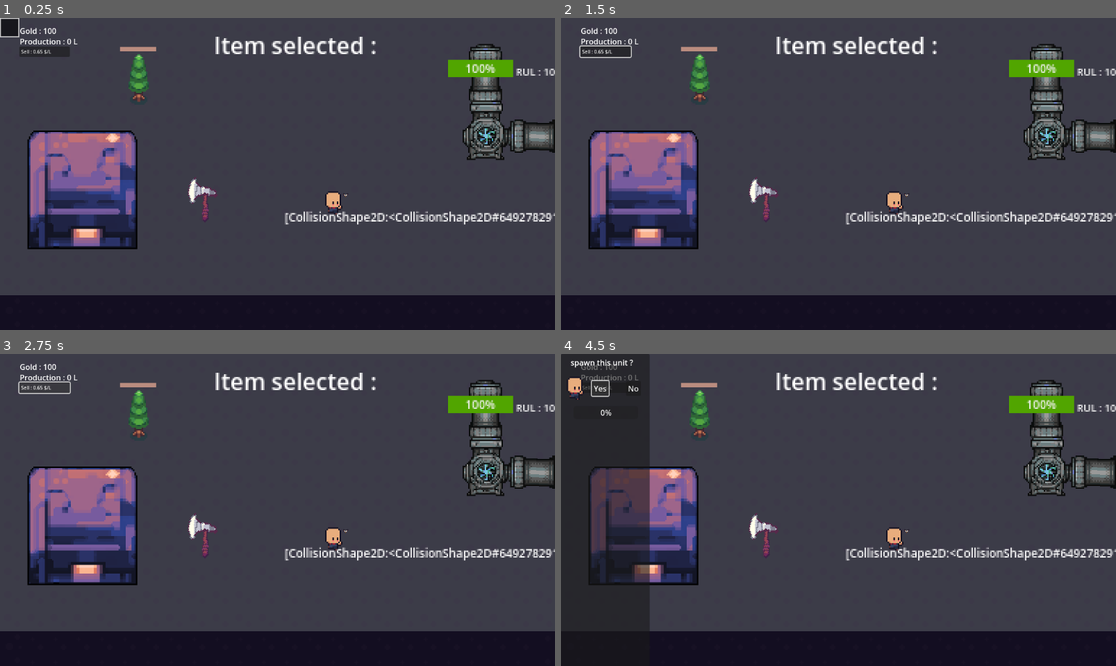
Above: before the commit, frames 1-4 (two rows, left to right).
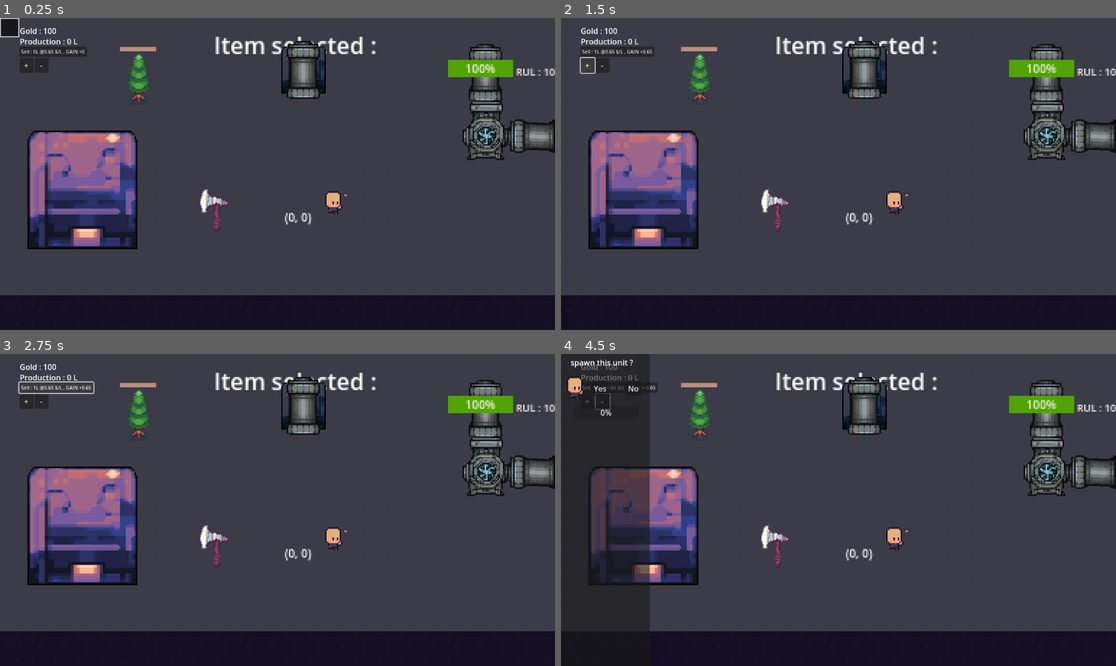
Above: after the commit, the same moments.

Repository: hsn-baqshi/maintenance_game
Game: Godot game, scene res://scenes/world.tscn
The game is run twice, just before and just after one commit, with the same random seed, the same clock (stepped at 60 frames per second) and the same inputs. The project has no main scene, so this scene is started directly. The engine's default icon, where the game draws it, is replaced by a stand-in: a white triangle on a blue panel in a dark square.
Inputs (mouse positions are in pixels of both pictures, inside the frame that each line leads up to):
- Up to frame 1 (0.25 s): no input
- Up to frame 2 (1.5 s): click "Sell : 0.65 $/L" (after the commit: "Sell : 0L @0.65 $/L , GAIN +0") at 0.5 s; click (588, 64) at 1.25 s, where only the run after the commit has a clickable "+"
- Up to frame 3 (2.75 s): click "Sell : 0.65 $/L" (after the commit: "Sell : 1L @0.65 $/L , GAIN +0…") at 2 s
- Up to frame 4 (4.5 s): click (605, 400) at 2.75 s, where only the run after the commit has a clickable "-"; tap Enter at 3.5 s; drag from (644, 525) to (699, 435) at 3.52 s; click "Sell : 0.65 $/L" (after the commit: "Sell : -1L @0.65 $/L , GAIN +…") at 4.25 s

The runs differ from the first frame. In frame 1, 2.8% of the frame differs, in the area x 3-100%, y 7-69%; in frame 2, 2.8%; in frame 3, 2.8%; in frame 4, 2.6%.

Commit message:
major updates
added a canon, character gets tired when carrying an object,

Diff:
--- /dev/null
+++ b/Scripts/canon.gd
@@ -0,0 +1,49 @@
+extends StaticBody2D
+
+@onready var tech_unit = preload("res://scenes/bullet.tscn")
+var select : bool = false
+@export var head : AnimatedSprite2D
+@export var selected_borders : Panel
+var mouseEntered : bool = false
+
+# Called when the node enters the scene tree for the first time.
+func _ready() -> void:
+	pass # Replace with function body.
+
+
+# Called every frame. 'delta' is the elapsed time since the previous frame.
+func _process(delta: float) -> void:
+	selected_borders.visible = select
+	if select:
+		var head_direction = get_global_mouse_position() - position
+		head_direction = head_direction.angle()+PI/2
+		head.rotation = head_direction
+		#print(head.rotation)
+		#print(head_direction)
+
+func recoil(direction):
+	head.play("shoot")
+
+func _input(event: InputEvent) -> void:
+	if mouseEntered and event.is_action_pressed("LeftClick"):
+		print("ok")
+		select = true
+	elif !mouseEntered and event.is_action_pressed("LeftClick"):
+		select = false
+	if select and event.is_action_pressed("RightClick"):
+		print("I am shooting")
+		var head_direction = get_global_mouse_position() - position
+		print("the head direction is ",head_direction)
+		var tech = tech_unit.instantiate()
+		recoil(head_direction)
+		tech.position = global_position
+		tech.linear_velocity = 500*head_direction.normalized()
+		get_parent().add_child(tech)
+
+
+func _on_mouse_entered() -> void:
+	mouseEntered = true
+
+
+func _on_mouse_exited() -> void:
+	mouseEntered = false
--- a/Scripts/technician.gd
+++ b/Scripts/technician.gd
@@ -17,7 +17,11 @@
 var picked_up_object = null
 var original_pos : Vector2 = Vector2(0,0)
 @export var drop_button : Button
+@export var energy : float = 100
+@export var energy_bar : ProgressBar
+@export var energy_timer : Timer
 func _ready():
+	energy_bar.max_value=energy
 	initial_rank = rank_sprite.size.y
 	set_selected(selected)
 	add_to_group("units",true)
@@ -55,21 +59,32 @@
 
 func _physics_process(delta):
 	#rank
-	if follow_cursor:
+	if energy <= 0 :
+		speed = 0
+		energy_timer.start()
+
+	if follow_cursor :
 		if selected:
 			target = get_global_mouse_position()
 			anim.play("Walk Down")
-	velocity = position.direction_to(target)*speed
-	if position.distance_to(target) > 10:
+
+	if position.distance_to(target) > 10 and energy > 0:
+		velocity = position.direction_to(target)*speed
 		move_and_slide()
 	else:
+		velocity = Vector2.ZERO
+		#speed = speed.lerp(0.0, delta)
 		anim.stop()
-
+		energy += 0.05
+	if abs(velocity) > Vector2.ZERO and picked_up_object != null :
+		energy -= 0.1
+	print("the velocity is ",abs(velocity))
 func _process(delta):
+	energy_bar.value = energy
 	if picked_up_object != null:
 		print("the picked up object is : ",picked_up_object.position)
 		print("my location is ",position)
-	chill.text = str(get_children())
+	chill.text = str(get_velocity())
 	drop_button.visible = is_carrying
 	if picked_up_object == null:
 		is_carrying=false
@@ -81,12 +96,14 @@
 		Game.building_cursor("technician")
 	elif !selected:
 		Game.building_cursor("")
+
 	if velocity.x > 0 :
 		spritee.flip_h = false
 	elif velocity.x < 0 :
 		spritee.flip_h = true
-	if abs(velocity.x) < 0.1 and abs(velocity.y) < 0.1:
+	if abs(velocity.x) < 0.1 or abs(velocity.y) < 0.1:
 		velocity = Vector2(0,0)
+
 		anim.stop()
 
 
@@ -143,3 +160,7 @@
 	set_selected(true)
 	pick_up_object(picked_up_object,true)
 	is_carrying=false
+
+
+func _on_energy_timer_timeout() -> void:
+	speed = 50
--- a/Scripts/ui.gd
+++ b/Scripts/ui.gd
@@ -4,6 +4,7 @@
 @export var Gold : Label
 @export var Production : Label
 @export var Price : Button
+@export var amount : int
 
 # Called when the node enters the scene tree for the first time.
 func _ready() -> void:
@@ -15,10 +16,15 @@
 	#label.text = "Wood : " + str(Game.Wood)
 	Gold.text = "Gold : " + str(Game.Gold)
 	Production.text = "Production : " + str(Game.Production) + " L"
-	Price.text = "Sell : " + str(Game.Profit_margin) + " $/L"
+	Price.text = "Sell : " + str(amount) + "L @"+ str(Game.Profit_margin) + " $/L , GAIN +" + str(amount*Game.Profit_margin)
+func _on_button_button_down() -> void:
+	if Game.Production >= amount :
+		Game.Production -= amount
+		Game.Gold += amount*Game.Profit_margin
+
+func _on_increase_button_down() -> void:
+	amount += 1
 
 
-func _on_button_button_down() -> void:
-	if Game.Production >= 1 :
-		Game.Production -= 1
-		Game.Gold += Game.Profit_margin
+func _on_decrease_button_down() -> void:
+	amount -= 1
--- a/scenes/UI.tscn
+++ b/scenes/UI.tscn
@@ -48,4 +48,23 @@
 text = "Sell : "
 alignment = 0
 
+[node name="increase" type="Button" parent="."]
+offset_left = 41.0
+offset_top = 83.0
+offset_right = 70.0
+offset_bottom = 114.0
+text = "+"
+text_overrun_behavior = 2
+autowrap_mode = 3
+clip_text = true
+
+[node name="decrease" type="Button" parent="."]
+offset_left = 72.0
+offset_top = 83.0
+offset_right = 101.0
+offset_bottom = 114.0
+text = "-"
+
 [connection signal="button_down" from="Button" to="." method="_on_button_button_down"]
+[connection signal="button_down" from="increase" to="." method="_on_increase_button_down"]
+[connection signal="button_down" from="decrease" to="." method="_on_decrease_button_down"]
--- /dev/null
+++ b/scenes/bullet.tscn
@@ -0,0 +1,14 @@
+[gd_scene load_steps=3 format=3 uid="uid://bqkapfvedosv3"]
+
+[ext_resource type="Texture2D" uid="uid://bg0qm6so7dmj2" path="res://assets/back_punch.png" id="1_1myfw"]
+
+[sub_resource type="CircleShape2D" id="CircleShape2D_nu8k2"]
+
+[node name="RigidBody2D" type="RigidBody2D"]
+gravity_scale = 0.0
+
+[node name="Sprite2D" type="Sprite2D" parent="."]
+texture = ExtResource("1_1myfw")
+
+[node name="CollisionShape2D" type="CollisionShape2D" parent="."]
+shape = SubResource("CircleShape2D_nu8k2")
--- /dev/null
+++ b/scenes/canon.tscn
@@ -0,0 +1,125 @@
+[gd_scene load_steps=16 format=3 uid="uid://17dtd8w3jwee"]
+
+[ext_resource type="Script" path="res://Scripts/canon.gd" id="1_abvem"]
+[ext_resource type="Texture2D" uid="uid://7bnjvljpbrg0" path="res://assets/barracks.png" id="2_1ngma"]
+[ext_resource type="Texture2D" uid="uid://deij0gnfkvgsn" path="res://assets/PIPE.png" id="3_itmbw"]
+[ext_resource type="Texture2D" uid="uid://cpsuahahdlg0f" path="res://assets/PIPE-sheet.png" id="4_mi2jf"]
+
+[sub_resource type="StyleBoxFlat" id="StyleBoxFlat_2nmo3"]
+bg_color = Color(0.6, 0.6, 0.6, 0)
+border_width_left = 2
+border_width_top = 2
+border_width_right = 2
+border_width_bottom = 2
+border_color = Color(0.980392, 0.768627, 0, 0.294118)
+border_blend = true
+corner_radius_top_left = 2
+corner_radius_top_right = 2
+corner_radius_bottom_right = 2
+corner_radius_bottom_left = 2
+
+[sub_resource type="RectangleShape2D" id="RectangleShape2D_sqxv2"]
+size = Vector2(34, 37)
+
+[sub_resource type="AtlasTexture" id="AtlasTexture_i2cqx"]
+atlas = ExtResource("4_mi2jf")
+region = Rect2(0, 0, 23, 46)
+
+[sub_resource type="AtlasTexture" id="AtlasTexture_g1k7r"]
+atlas = ExtResource("4_mi2jf")
+region = Rect2(23, 0, 23, 46)
+
+[sub_resource type="AtlasTexture" id="AtlasTexture_tbcwt"]
+atlas = ExtResource("4_mi2jf")
+region = Rect2(46, 0, 23, 46)
+
+[sub_resource type="AtlasTexture" id="AtlasTexture_gf301"]
+atlas = ExtResource("4_mi2jf")
+region = Rect2(69, 0, 23, 46)
+
+[sub_resource type="AtlasTexture" id="AtlasTexture_ue6vv"]
+atlas = ExtResource("4_mi2jf")
+region = Rect2(92, 0, 23, 46)
+
+[sub_resource type="AtlasTexture" id="AtlasTexture_6ynw1"]
+atlas = ExtResource("4_mi2jf")
+region = Rect2(115, 0, 23, 46)
+
+[sub_resource type="AtlasTexture" id="AtlasTexture_yqjun"]
+atlas = ExtResource("4_mi2jf")
+region = Rect2(138, 0, 23, 46)
+
+[sub_resource type="AtlasTexture" id="AtlasTexture_qmmiu"]
+atlas = ExtResource("4_mi2jf")
+region = Rect2(161, 0, 23, 46)
+
+[sub_resource type="SpriteFrames" id="SpriteFrames_fgcug"]
+animations = [{
+"frames": [{
+"duration": 1.0,
+"texture": SubResource("AtlasTexture_i2cqx")
+}, {
+"duration": 1.0,
+"texture": SubResource("AtlasTexture_g1k7r")
+}, {
+"duration": 1.0,
+"texture": SubResource("AtlasTexture_tbcwt")
+}, {
+"duration": 1.0,
+"texture": SubResource("AtlasTexture_gf301")
+}, {
+"duration": 1.0,
+"texture": SubResource("AtlasTexture_ue6vv")
+}, {
+"duration": 1.0,
+"texture": SubResource("AtlasTexture_6ynw1")
+}, {
+"duration": 1.0,
+"texture": SubResource("AtlasTexture_yqjun")
+}, {
+"duration": 1.0,
+"texture": SubResource("AtlasTexture_qmmiu")
+}],
+"loop": false,
+"name": &"shoot",
+"speed": 30.0
+}]
+
+[node name="canon" type="StaticBody2D" node_paths=PackedStringArray("head", "selected_borders")]
+position = Vector2(72, 60)
+collision_layer = 2
+collision_mask = 2
+input_pickable = true
+script = ExtResource("1_abvem")
+head = NodePath("AnimatedSprite2D")
+selected_borders = NodePath("borders_selected")
+
+[node name="borders_selected" type="Panel" parent="."]
+offset_left = -19.0
+offset_top = -20.0
+offset_right = 21.0
+offset_bottom = 20.0
+theme_override_styles/panel = SubResource("StyleBoxFlat_2nmo3")
+
+[node name="Barracks" type="Sprite2D" parent="."]
+modulate = Color(0.400024, 0.613034, 0.545111, 1)
+scale = Vector2(0.4, 0.4)
+texture = ExtResource("2_1ngma")
+
+[node name="Pipe" type="Sprite2D" parent="."]
+visible = false
+texture = ExtResource("3_itmbw")
+
+[node name="CollisionShape2D" type="CollisionShape2D" parent="."]
+shape = SubResource("RectangleShape2D_sqxv2")
+
+[node name="AnimatedSprite2D" type="AnimatedSprite2D" parent="."]
+position = Vector2(0, 3)
+sprite_frames = SubResource("SpriteFrames_fgcug")
+animation = &"shoot"
+frame = 7
+frame_progress = 1.0
+
+[connection signal="input_event" from="." to="." method="_on_input_event"]
+[connection signal="mouse_entered" from="." to="." method="_on_mouse_entered"]
+[connection signal="mouse_exited" from="." to="." method="_on_mouse_exited"]
--- a/scenes/technician.tscn
+++ b/scenes/technician.tscn
@@ -17,13 +17,10 @@
 border_color = Color(0, 0.8, 0.8, 1)
 border_blend = true
 
-[sub_resource type="StyleBoxFlat" id="StyleBoxFlat_8g006"]
-bg_color = Color(2.69532e-06, 0.666195, 0.812362, 1)
-border_width_left = 1
-border_width_top = 1
-border_width_right = 1
-border_width_bottom = 1
-border_color = Color(1, 1, 1, 1)
+[sub_resource type="StyleBoxFlat" id="StyleBoxFlat_1vbm1"]
+
+[sub_resource type="StyleBoxFlat" id="StyleBoxFlat_hheoy"]
+bg_color = Color(1.44392e-06, 0.673974, 0.76827, 1)
 
 [sub_resource type="Animation" id="Animation_dulyh"]
 length = 0.001
@@ -81,9 +78,11 @@
 [sub_resource type="RectangleShape2D" id="RectangleShape2D_r4s52"]
 size = Vector2(18, 22)
 
-[node name="technician" type="CharacterBody2D" node_paths=PackedStringArray("chill", "rank_sprite", "box", "anim", "spritee", "drop_button")]
+[node name="technician" type="CharacterBody2D" node_paths=PackedStringArray("chill", "rank_sprite", "box", "anim", "spritee", "drop_button", "energy_bar", "energy_timer")]
 y_sort_enabled = true
 input_pickable = true
+motion_mode = 1
+floor_stop_on_slope = false
 script = ExtResource("1_c7asy")
 chill = NodePath("Label")
 rank_sprite = NodePath("TextureRect")
@@ -91,6 +90,8 @@
 anim = NodePath("AnimationPlayer")
 spritee = NodePath("Sprite2D")
 drop_button = NodePath("drop_item")
+energy_bar = NodePath("Box/Panel")
+energy_timer = NodePath("energy_timer")
 
 [node name="CollisionShape2D" type="CollisionShape2D" parent="."]
 position = Vector2(0.5, 2.5)
@@ -107,12 +108,14 @@
 offset_bottom = 7.0
 theme_override_styles/panel = SubResource("StyleBoxFlat_gt2ey")
 
-[node name="Panel" type="Panel" parent="Box"]
+[node name="Panel" type="ProgressBar" parent="Box"]
 layout_mode = 0
-offset_top = -6.0
+offset_top = -8.0
 offset_right = 16.0
-offset_bottom = -1.0
-theme_override_styles/panel = SubResource("StyleBoxFlat_8g006")
+offset_bottom = -2.0
+theme_override_styles/background = SubResource("StyleBoxFlat_1vbm1")
+theme_override_styles/fill = SubResource("StyleBoxFlat_hheoy")
+show_percentage = false
 
 [node name="AnimationPlayer" type="AnimationPlayer" parent="."]
 libraries = {
@@ -150,9 +153,12 @@
 theme_override_font_sizes/font_size = 8
 text = "lol"
 
+[node name="energy_timer" type="Timer" parent="."]
+
 [connection signal="input_event" from="." to="." method="_on_input_event"]
 [connection signal="mouse_entered" from="." to="." method="_on_mouse_entered"]
 [connection signal="mouse_exited" from="." to="." method="_on_mouse_exited"]
 [connection signal="body_entered" from="Area2D" to="." method="_on_area_2d_body_entered"]
 [connection signal="body_exited" from="Area2D" to="." method="_on_area_2d_body_exited"]
 [connection signal="button_down" from="drop_item" to="." method="_on_drop_item_button_down"]
+[connection signal="timeout" from="energy_timer" to="." method="_on_energy_timer_timeout"]
--- a/scenes/world.tscn
+++ b/scenes/world.tscn
@@ -10,6 +10,7 @@
 [ext_resource type="PackedScene" uid="uid://bas75hbmg3l78" path="res://scenes/pump.tscn" id="8_3tcgp"]
 [ext_resource type="PackedScene" uid="uid://c418k6jh0lbut" path="res://scenes/technician.tscn" id="9_q4psk"]
 [ext_resource type="PackedScene" uid="uid://drsn7mgoevtyq" path="res://scenes/pipe.tscn" id="10_y8y5d"]
+[ext_resource type="PackedScene" uid="uid://17dtd8w3jwee" path="res://scenes/canon.tscn" id="11_nvjjg"]
 
 [sub_resource type="StyleBoxFlat" id="StyleBoxFlat_dhy0r"]
 bg_color = Color(0, 0, 0, 0.611765)
@@ -1816,8 +1817,8 @@
 
 [node name="spares" type="Node2D" parent="."]
 
-[node name="RigidBody2D" parent="spares" instance=ExtResource("7_0rvy6")]
-position = Vector2(141, 124)
+[node name="shaft" parent="spares" instance=ExtResource("7_0rvy6")]
+position = Vector2(149, 131)
 
 [node name="pipe" parent="." instance=ExtResource("10_y8y5d")]
 position = Vector2(371, 82)
@@ -1825,3 +1826,6 @@
 
 [node name="pipe2" parent="." instance=ExtResource("10_y8y5d")]
 position = Vector2(336, 38)
+
+[node name="canon" parent="." instance=ExtResource("11_nvjjg")]
+position = Vector2(210, 36)
Binary file added: assets/PIPE-sheet.png
Not shown, added: assets/PIPE-sheet.png.import
Not shown: 1 places in scenes/technician.tscn that only renumber resources
Not shown: 1 places in scenes/world.tscn that only renumber resources
